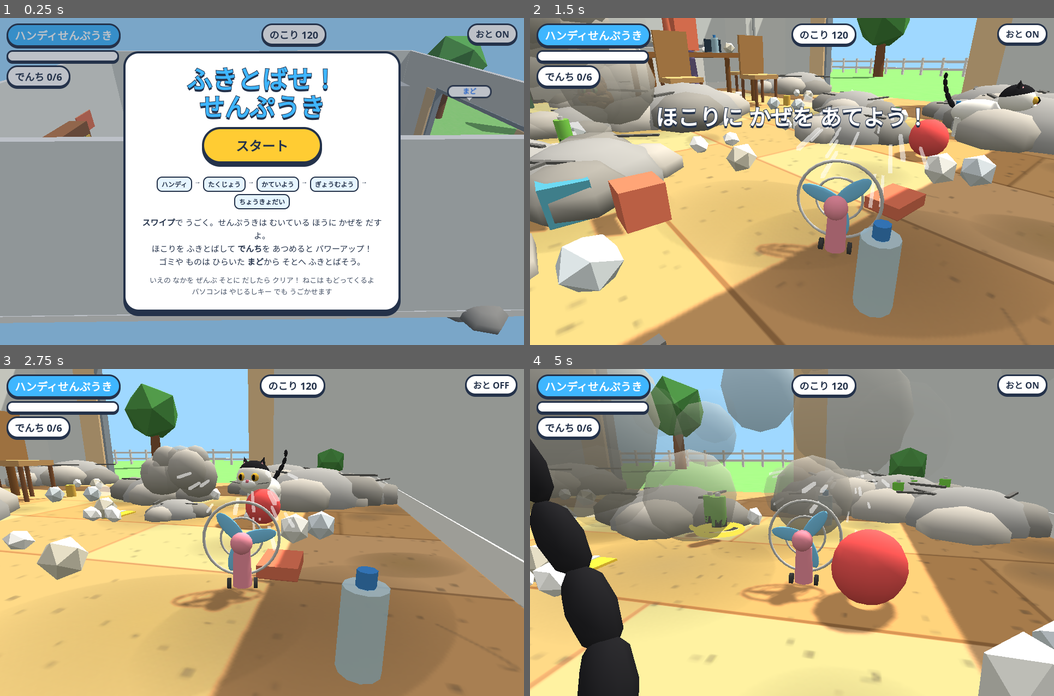
Above: before the commit, frames 1-4 (two rows, left to right).
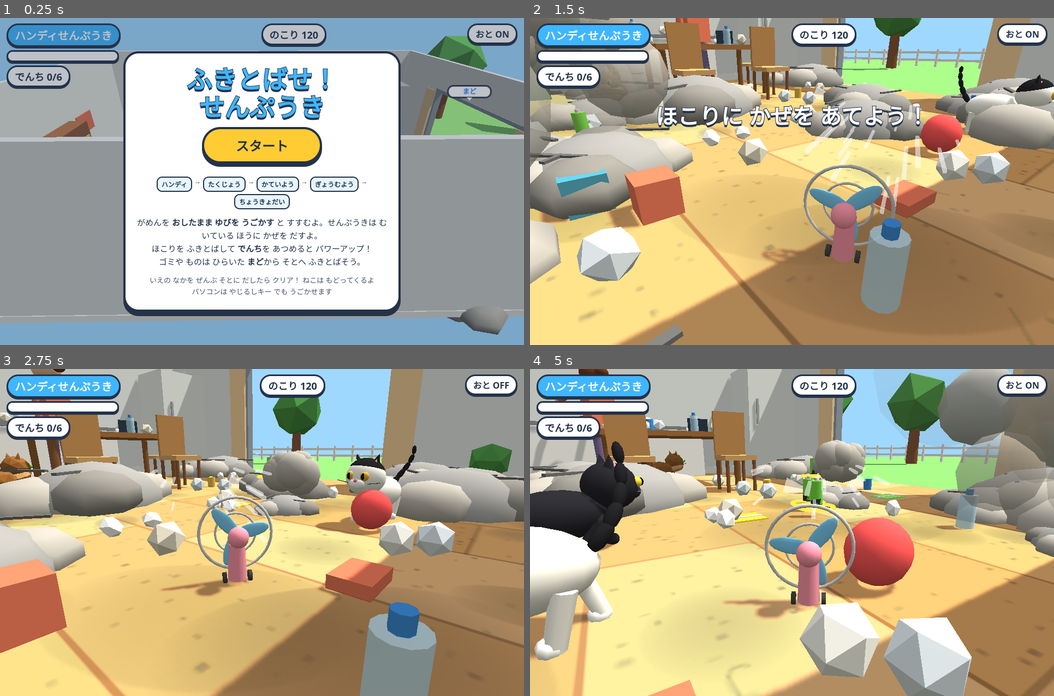
Above: after the commit, the same moments.

Repository: complerseinfo-png/game
Game: browser game, page fan/index.html
Same seed, same stepped clock (60 frames per second), same inputs: the game is played once before the commit and once after it.
Inputs (mouse positions are in pixels of both pictures, inside the frame that each line leads up to):
- Up to frame 1 (0.25 s): no input
- Up to frame 2 (1.5 s): click "スタート" at 0.27 s; hold Right from 1.03 s (still down); click (792, 214) at 1.07 s; tap Space at 1.1 s
- Up to frame 3 (2.75 s): release Right at 1.53 s; hold Down 1.58-1.85 s; tap Space at 1.6, 2.1, 2.6 s; click (157, 499) at 1.67 s; hold Left 1.9-2.47 s; click "おと ON" at 2.02 s; click (366, 483) at 2.27 s; tap D at 2.52 s; hold Up from 2.52 s (still down)
- Up to frame 4 (5 s): release Up at 2.82 s; click (870, 597) at 2.87 s; hold Right 2.87-3.53 s; tap Space every 0.5 s from 3.1 to 4.6 s; click (661, 614) at 3.47 s; tap A at 3.52 s; hold Up 3.58-3.82 s; hold Left 3.87-4.3 s; click (792, 467) at 4.07 s; hold Down 4.35-4.68 s; click "おと OFF" at 4.52 s; tap W at 4.52 s; click (949, 548) at 4.67 s; hold Right from 4.73 s (still down)

The runs differ from the first frame. In frame 1, 0.7% of the frame differs, in the area x 26-74%, y 61-68%; in frame 2, 37%; in frame 3, 63%; in frame 4, 76%, in the area x 0-100%, y 0-100%.

Commit message:
fan: smooth hold-and-drag control, smaller fans, smaller pickup reach
Co-Authored-By: Claude Opus 5.5 <noreply@anthropic.com>
Claude-Session: https://claude.ai/code/session_013BDtbipzgeay626yBH3NvG

Diff:
--- a/fan/index.html
+++ b/fan/index.html
@@ -26,12 +26,14 @@
 .bar{width:clamp(120px,34vw,200px);height:16px;border:3px solid var(--ink);border-radius:999px;background:#fff;overflow:hidden;box-shadow:0 3px 0 var(--ink)}
 .bar i{display:block;height:100%;width:0;background:linear-gradient(90deg,#7be04a,#ffd23a);transition:width .3s}
 .mute{pointer-events:auto;font:inherit;cursor:pointer;color:var(--ink)}
+#joy{position:fixed;width:120px;height:120px;margin:-60px 0 0 -60px;border-radius:50%;border:3px solid rgba(255,255,255,.9);background:rgba(255,255,255,.22);pointer-events:none}
+#knob{position:absolute;left:50%;top:50%;width:54px;height:54px;margin:-27px 0 0 -27px;border-radius:50%;background:rgba(255,255,255,.95);box-shadow:0 2px 6px rgba(0,0,0,.25)}
 #trail{position:fixed;height:10px;margin-top:-5px;border-radius:5px;background:rgba(255,255,255,.9);transform-origin:0 50%;
   pointer-events:none;opacity:0;transition:opacity .15s;box-shadow:0 0 0 3px rgba(36,50,74,.35)}
 .mk{position:fixed;margin:-16px 0 0 -30px;width:60px;height:32px;border-radius:10px;border:3px solid var(--ink);background:var(--sky);
   pointer-events:none;font-weight:800;font-size:14px;display:grid;place-items:center;box-shadow:0 2px 0 var(--ink)}
-#toast{position:fixed;left:50%;top:30%;transform:translate(-50%,-50%);font-weight:800;font-size:clamp(22px,7vw,40px);color:#fff;
-  -webkit-text-stroke:2px var(--ink);paint-order:stroke fill;text-shadow:0 4px 0 var(--ink);pointer-events:none;white-space:nowrap;transition:opacity .3s;text-align:center}
+#toast{position:fixed;left:50%;top:30%;transform:translate(-50%,-50%);font-weight:800;font-size:clamp(20px,6vw,40px);width:max-content;max-width:92vw;color:#fff;
+  -webkit-text-stroke:2px var(--ink);paint-order:stroke fill;text-shadow:0 4px 0 var(--ink);pointer-events:none;white-space:normal;line-height:1.25;transition:opacity .3s;text-align:center}
 .overlay{position:fixed;inset:0;display:grid;place-items:center;padding:20px max(16px,env(safe-area-inset-left,0px));background:rgba(36,50,74,.3);overflow:auto}
 .card{background:var(--paper);border:4px solid var(--ink);border-radius:28px;box-shadow:0 8px 0 var(--ink);
   padding:22px 20px;max-width:460px;width:100%;text-align:center;display:grid;gap:12px}
@@ -65,7 +67,7 @@
   <div class="mid"><div class="pill" id="left">のこり 0</div></div>
   <button class="pill mute" id="mute">おと ON</button>
 </div>
-<div id="trail"></div>
+<div id="joy" hidden><div id="knob"></div></div>
 <div class="mk" id="mkWin" hidden>まど</div>
 <div id="toast" style="opacity:0"></div>
 
@@ -80,7 +82,7 @@
     <button class="btn" id="startBtn">スタート</button>
     <p class="small" id="bestLine"></p>
     <div class="ladder"><span>ハンディ</span>→<span>たくじょう</span>→<span>かていよう</span>→<span>ぎょうむよう</span>→<span>ちょうきょだい</span></div>
-    <p><b>スワイプ</b>で うごく。せんぷうきは むいている ほうに かぜを だすよ。<br>ほこりを ふきとばして <b>でんち</b>を あつめると パワーアップ！<br>ゴミや ものは ひらいた <b>まど</b>から そとへ ふきとばそう。</p>
+    <p>がめんを <b>おしたまま ゆびを うごかす</b> と すすむよ。せんぷうきは むいている ほうに かぜを だすよ。<br>ほこりを ふきとばして <b>でんち</b>を あつめると パワーアップ！<br>ゴミや ものは ひらいた <b>まど</b>から そとへ ふきとばそう。</p>
     <p class="small">いえの なかを ぜんぶ そとに だしたら クリア！ ねこは もどってくるよ<br>パソコンは やじるしキー でも うごかせます</p>
   </div>
 </div>
@@ -512,11 +514,11 @@
 
 // ---------- the fan (player) ----------
 const LV=[null,
-  {name:'ハンディせんぷうき',size:0.5,len:5,spread:0.25,w0:0.6,power:14,speed:5.5,need:6,battName:'でんち'},
-  {name:'たくじょうせんぷうき',size:0.9,len:7.5,spread:0.28,w0:0.9,power:20,speed:6,need:7,battName:'おおきい でんち'},
-  {name:'かていよう せんぷうき',size:1.5,len:10,spread:0.3,w0:1.2,power:28,speed:6.5,need:5,battName:'でんち'},
-  {name:'ぎょうむよう せんぷうき',size:2.4,len:13,spread:0.32,w0:1.8,power:38,speed:7,need:6,battName:'バッテリー'},
-  {name:'ちょうきょだい せんぷうき',size:4.2,len:22,spread:0.38,w0:3,power:60,speed:7.5,need:0,battName:''},
+  {name:'ハンディせんぷうき',size:0.5,cam:0.5,len:5,spread:0.25,w0:0.6,power:14,speed:5.5,need:6,battName:'でんち'},
+  {name:'たくじょうせんぷうき',size:0.7,cam:0.85,len:7.5,spread:0.28,w0:0.9,power:20,speed:6,need:7,battName:'おおきい でんち'},
+  {name:'かていよう せんぷうき',size:0.95,cam:1.3,len:10,spread:0.3,w0:1.2,power:28,speed:6.5,need:5,battName:'でんち'},
+  {name:'ぎょうむよう せんぷうき',size:1.25,cam:1.9,len:13,spread:0.32,w0:1.8,power:38,speed:7,need:6,battName:'バッテリー'},
+  {name:'ちょうきょだい せんぷうき',size:1.6,cam:2.8,len:22,spread:0.38,w0:3,power:60,speed:7.5,need:0,battName:''},
 ];
 const fan={x:0,z:6,y:0,vx:0,vz:0,vy:0,r:0.5,rest:0.2,ground:true,noExit:true};
 let level=1,batt=0,fanG=null,blades=null,fanHeadH=1;
@@ -534,10 +536,10 @@
   }else if(lv===3){ // living room fan
     mesh(new THREE.CylinderGeometry(0.8,0.9,0.2,16),lam(bodyC),0,0.1,0,g);mesh(new THREE.CylinderGeometry(0.08,0.08,1.7,8),lam(0xdddddd),0,0.95,0,g);headY=1.9;
   }else if(lv===4){ // industrial fan on a stand
-    mesh(new THREE.BoxGeometry(1.6,0.2,1.4),lam(0x555555),0,0.1,0,g);for(const sx of[-0.6,0.6])mesh(new THREE.BoxGeometry(0.12,1.6,0.12),lam(0x555555),sx,0.9,0,g);headY=1.6;
+    mesh(new THREE.BoxGeometry(1.2,0.2,1.0),lam(0x555555),0,0.1,0,g);for(const sx of[-0.6,0.6])mesh(new THREE.BoxGeometry(0.12,1.6,0.12),lam(0x555555),sx,0.9,0,g);headY=1.6;
   }else{ // giant
-    mesh(new THREE.BoxGeometry(2.2,0.4,2),lam(0x444444),0,0.2,0,g);mesh(new THREE.CylinderGeometry(0.25,0.3,1.6,10),lam(0x444444),0,1.1,0,g);headY=2.1;
-    for(const sx of[-0.8,0.8])for(const sz of[-0.7,0.7])mesh(new THREE.CylinderGeometry(0.2,0.2,0.15,10),lam(0x222222),sx,0.08,sz,g).rotation.z=Math.PI/2;
+    mesh(new THREE.CylinderGeometry(0.9,1.0,0.35,20),lam(0x444444),0,0.18,0,g);mesh(new THREE.CylinderGeometry(0.22,0.28,1.8,10),lam(0x444444),0,1.2,0,g);headY=2.2;
+    for(const sx of[-0.6,0.6])for(const sz of[-0.5,0.5])mesh(new THREE.CylinderGeometry(0.2,0.2,0.15,10),lam(0x222222),sx,0.08,sz,g).rotation.z=Math.PI/2;
   }
   const head=new THREE.Group();head.position.set(0,headY,0);g.add(head);
   mesh(new THREE.SphereGeometry(0.28,12,8),lam(bodyC),0,0,-0.3,head);
@@ -546,7 +548,7 @@
   mesh(new THREE.SphereGeometry(0.12,10,8),lam(0x3fa9f5),0,0,0.04,blades);
   const cage=mesh(new THREE.TorusGeometry(0.98,0.04,6,32),lam(lv>=4?0x777777:0xcccccc),0,0,0.08,head);
   mesh(new THREE.TorusGeometry(0.55,0.03,6,24),lam(lv>=4?0x777777:0xcccccc),0,0,0.16,head);
-  fan.r=Math.max(0.45,s*0.9);fanHeadH=headY*s;
+  fan.r=Math.max(0.4,s*0.6);fanHeadH=headY*s;
 }
 
 // ---------- wind streaks, dust clouds, sparkles ----------
@@ -582,28 +584,32 @@
   const p={x,z,y:0,vy:6,tier,g,t:0};g.position.set(x,0.6,z);pickups.push(p);
 }
 
-// ---------- input: swipe like the cat game ----------
+// ---------- input: press anywhere and drag; the fan glides that way ----------
 const keys={};
-let pendX=0,pendZ=0,camA=Math.PI*0.5,sw=null;
+let camA=Math.PI*0.5;
+const stick={on:false,id:null,ox:0,oy:0,dx:0,dy:0};
 function toWorld(sx,sy){const fx=Math.sin(camA),fz=-Math.cos(camA),rx=-fz,rz=fx;return [rx*sx-fx*sy, rz*sx-fz*sy]}
-const trail=$('trail');
-function push(dx,dy,dtMs){
-  const L=Math.hypot(dx,dy);if(L<12)return;
-  const speed=L/Math.max(16,dtMs)*1000,power=clamp(1.4+speed/1000,1.4,3.4);
-  const [wx,wz]=toWorld(dx/L,dy/L);pendX+=wx*power;pendZ+=wz*power;
-  if(sw){trail.style.left=sw.x+'px';trail.style.top=sw.y+'px';trail.style.width=Math.min(160,L)+'px';trail.style.transform=`rotate(${Math.atan2(dy,dx)}rad)`;
-    trail.style.opacity=1;clearTimeout(push.t);push.t=setTimeout(()=>trail.style.opacity=0,180)}
-  startWind();
-}
-canvas.addEventListener('pointerdown',e=>{if(state!=='play')return;sw={id:e.pointerId,x:e.clientX,y:e.clientY,t:performance.now()};try{canvas.setPointerCapture(e.pointerId)}catch(_){}});
-canvas.addEventListener('pointermove',e=>{if(!sw||e.pointerId!==sw.id)return;const dx=e.clientX-sw.x,dy=e.clientY-sw.y;
-  if(Math.hypot(dx,dy)>70){const now=performance.now();push(dx,dy,now-sw.t);sw={id:sw.id,x:e.clientX,y:e.clientY,t:now}}});
-canvas.addEventListener('pointerup',e=>{if(!sw||e.pointerId!==sw.id)return;push(e.clientX-sw.x,e.clientY-sw.y,performance.now()-sw.t);sw=null});
-canvas.addEventListener('pointercancel',()=>{sw=null});
+const joy=$('joy'),knob=$('knob');
+canvas.addEventListener('pointerdown',e=>{
+  if(state!=='play')return;
+  Object.assign(stick,{on:true,id:e.pointerId,ox:e.clientX,oy:e.clientY,dx:0,dy:0});
+  try{canvas.setPointerCapture(e.pointerId)}catch(_){}
+  joy.style.left=e.clientX+'px';joy.style.top=e.clientY+'px';joy.hidden=false;knob.style.transform='';startWind();
+});
+canvas.addEventListener('pointermove',e=>{
+  if(!stick.on||e.pointerId!==stick.id)return;
+  let dx=e.clientX-stick.ox,dy=e.clientY-stick.oy;const L=Math.hypot(dx,dy),M=60;
+  if(L>M){ // the stick base follows the finger so long drags keep working
+    stick.ox+=dx*(1-M/L);stick.oy+=dy*(1-M/L);dx*=M/L;dy*=M/L;
+    joy.style.left=stick.ox+'px';joy.style.top=stick.oy+'px';
+  }
+  stick.dx=dx/M;stick.dy=dy/M;knob.style.transform=`translate(${dx}px,${dy}px)`;
+});
+function endStick(e){if(e.pointerId===stick.id){stick.on=false;stick.dx=stick.dy=0;joy.hidden=true}}
+canvas.addEventListener('pointerup',endStick);canvas.addEventListener('pointercancel',endStick);
 addEventListener('keydown',e=>{
   keys[e.code]=true;if(e.code.startsWith('Arrow'))e.preventDefault();
-  if(state==='play'&&!e.repeat){const k={ArrowLeft:[-1,0],KeyA:[-1,0],ArrowRight:[1,0],KeyD:[1,0],ArrowUp:[0,-1],KeyW:[0,-1],ArrowDown:[0,1],KeyS:[0,1]}[e.code];
-    if(k){const [wx,wz]=toWorld(k[0],k[1]);pendX+=wx*2.2;pendZ+=wz*2.2;startWind()}}
+  if(state==='play')startWind();
   if((e.code==='Space'||e.code==='Enter')&&!e.repeat){if(state==='menu')start();else if(state==='over'&&performance.now()-overAt>700)start()}
 });
 addEventListener('keyup',e=>{keys[e.code]=false});
@@ -632,7 +638,7 @@
   if(!chanceS){chanceS=makeLabel('いまだ！','#e0560a');scene.add(chanceS)}chanceS.visible=false;dad.chance=chanceS;
   cats.forEach((c,i)=>Object.assign(c,{x:[-3,1,9][i],z:[6,-3,8][i],y:0,vx:0,vz:0,vy:0,state:'idle',t:rand(1,4),out:false}));
   Object.assign(fan,{x:0,z:9,vx:0,vz:0});camA=0;
-  level=1;batt=0;buildFan(1);camS=LV[1].size;time=0;shake=0;total=remaining();camSnap=true;
+  level=1;batt=0;buildFan(1);camS=LV[1].cam;time=0;shake=0;total=remaining();camSnap=true;
   updateHud();
 }
 function start(){
@@ -791,18 +797,13 @@
   if(state!=='play')return;
   time+=dt;
   const L=LV[level];
-  // move the fan
-  if(pendX||pendZ){
-    const vl=Math.hypot(fan.vx,fan.vz),ox=fan.vx,oz=fan.vz;
-    const against=vl>0.5&&(pendX*fan.vx+pendZ*fan.vz)<0;
-    fan.vx+=pendX*(against?1.35:1);fan.vz+=pendZ*(against?1.35:1);
-    if(against){const ux=ox/vl,uz=oz/vl,al=fan.vx*ux+fan.vz*uz;if(al<0){fan.vx-=al*ux;fan.vz-=al*uz}}
-    pendX=pendZ=0;
-  }
-  let kx=0,kz=0;if(keys.ArrowLeft||keys.KeyA)kx--;if(keys.ArrowRight||keys.KeyD)kx++;if(keys.ArrowUp||keys.KeyW)kz--;if(keys.ArrowDown||keys.KeyS)kz++;
-  if(kx||kz){[kx,kz]=toWorld(kx,kz);fan.vx+=kx*6*dt;fan.vz+=kz*6*dt}
-  const v=Math.hypot(fan.vx,fan.vz);if(v>L.speed){fan.vx*=L.speed/v;fan.vz*=L.speed/v}
-  fan.vx*=Math.pow(0.4,dt);fan.vz*=Math.pow(0.4,dt);
+  // move the fan: ease toward the stick direction, glide to a stop on release
+  let ix=stick.dx,iy=stick.dy;
+  if(keys.ArrowLeft||keys.KeyA)ix-=1;if(keys.ArrowRight||keys.KeyD)ix+=1;if(keys.ArrowUp||keys.KeyW)iy-=1;if(keys.ArrowDown||keys.KeyS)iy+=1;
+  const il=Math.hypot(ix,iy);if(il>1){ix/=il;iy/=il}
+  const [tx,tz]=toWorld(ix,iy);
+  const k=Math.min(1,dt*(il>0.05?3.2:2.2));
+  fan.vx+=(tx*L.speed-fan.vx)*k;fan.vz+=(tz*L.speed-fan.vz)*k;
   fan.x+=fan.vx*dt;fan.z+=fan.vz*dt;
   collide(fan,null);
   // heavy things the fan can't move yet block it
@@ -813,7 +814,7 @@
   }
   // turn toward where it rolls
   const sp=Math.hypot(fan.vx,fan.vz);
-  if(sp>1){let dA=Math.atan2(fan.vx,-fan.vz)-camA;while(dA>Math.PI)dA-=Math.PI*2;while(dA<-Math.PI)dA+=Math.PI*2;camA+=dA*Math.min(1,dt*2.5*Math.min(1,sp/4))}
+  if(sp>0.6){let dA=Math.atan2(fan.vx,-fan.vz)-camA;while(dA>Math.PI)dA-=Math.PI*2;while(dA<-Math.PI)dA+=Math.PI*2;camA+=dA*Math.min(1,dt*2.2*Math.min(1,sp/3))}
 
   // wind on things
   for(const it of items){
@@ -863,7 +864,7 @@
   for(let i=pickups.length-1;i>=0;i--){
     const p=pickups[i];p.t+=dt;
     p.vy-=20*dt;p.y+=p.vy*dt;if(p.y<0){p.y=0;p.vy=0}
-    if(p.t>0.4&&Math.hypot(p.x-fan.x,p.z-fan.z)<fan.r+0.9){
+    if(p.t>0.4&&Math.hypot(p.x-fan.x,p.z-fan.z)<fan.r+0.55){
       scene.remove(p.g);pickups.splice(i,1);chime();
       if(level<5){batt++;if(batt>=LV[level].need)levelUp();else updateHud()}
     }
@@ -967,7 +968,7 @@
   // camera behind the fan
   // the camera distance grows with the fan, so the fan keeps its size on screen while the room shrinks around it
   const portrait=innerWidth<innerHeight;
-  camS+=(LV[level].size-camS)*Math.min(1,dt*1.6);
+  camS+=(LV[level].cam-camS)*Math.min(1,dt*1.6);
   const s=camS;
   const dist=s*(portrait?6.8:5.6)+0.6,hgt=s*(portrait?3.4:2.7)+0.4;
   const cx=clamp(fan.x-fx*dist,-W+0.8,W-0.8),cz=clamp(fan.z-fz*dist,-D+0.8,D-0.8);
